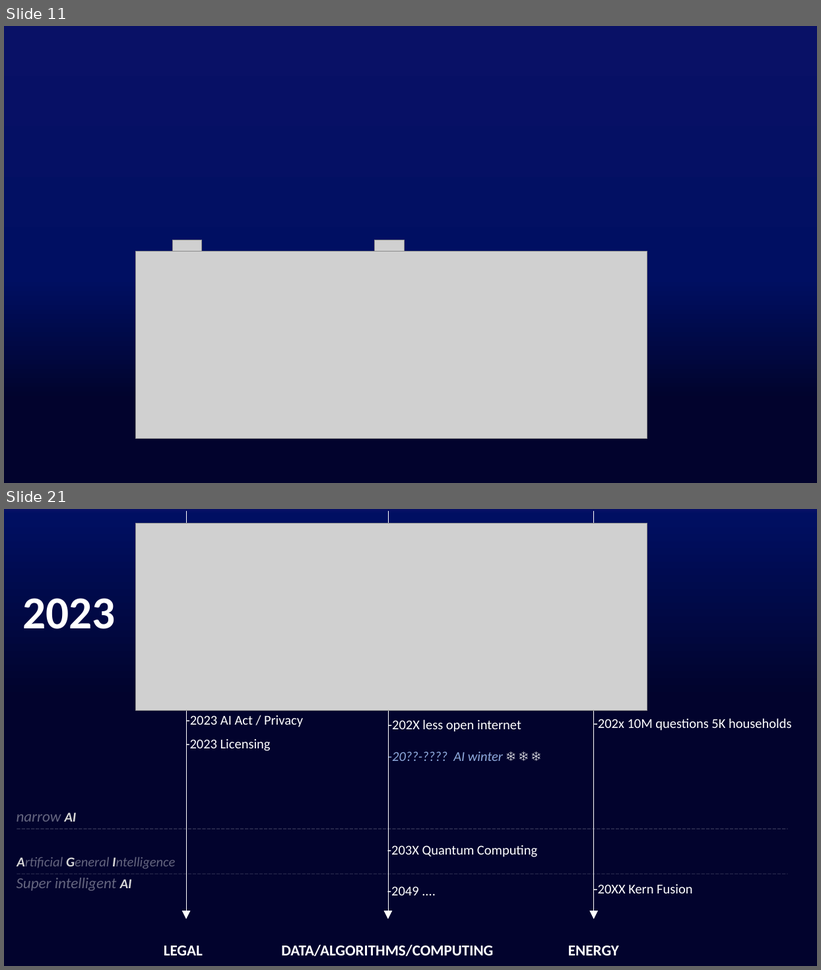
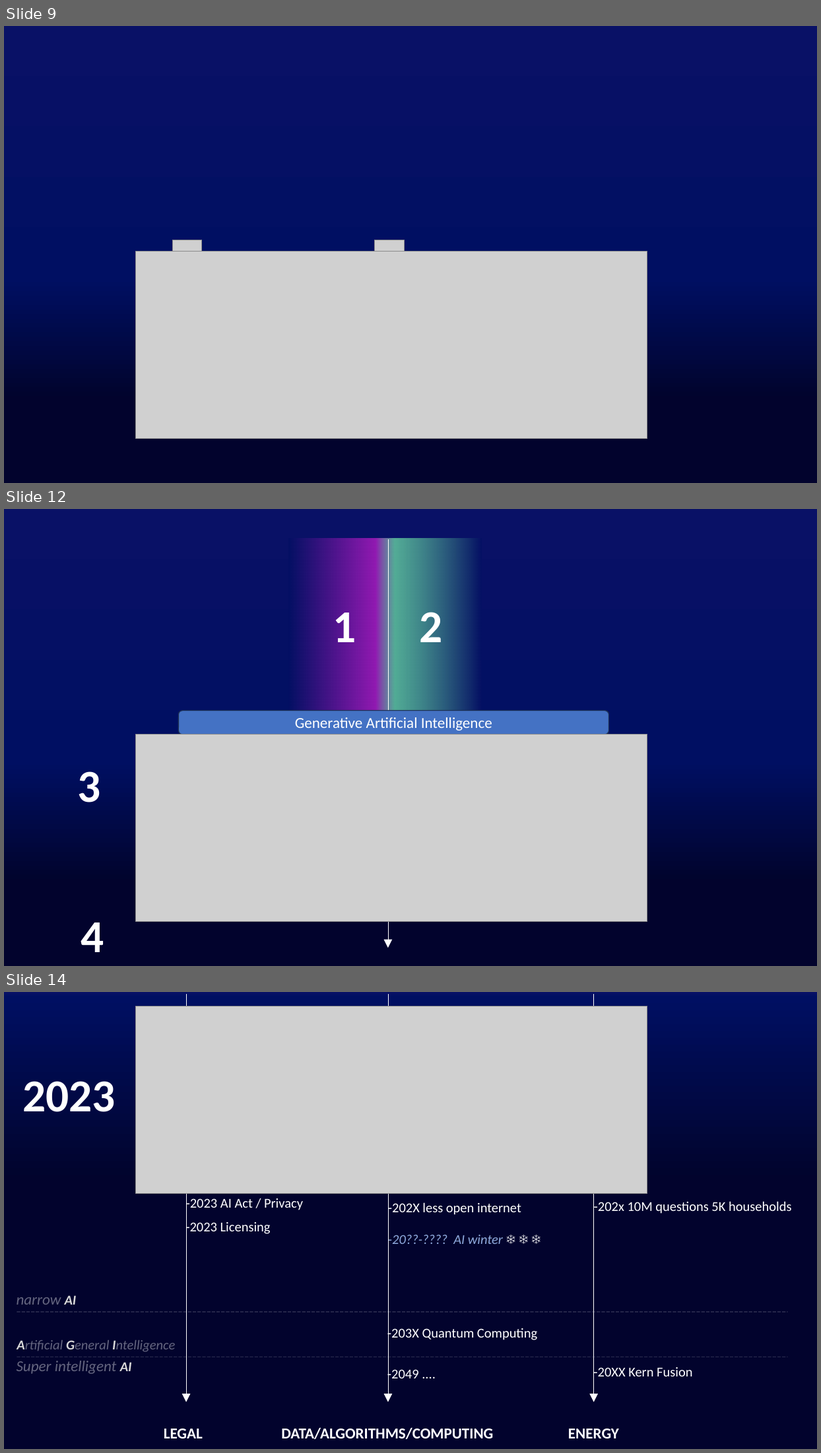
Before and after one commit to Fpadt/AI, a slide deck: pptx/pptx.pptm. Shown one above the other, each under a label of ours: slides 11 and 21 before the commit, slides 9, 12 and 14 after it; the slides between them are not shown. The pictures are 821x970 and 821x1453 pixels, drawn with LibreOffice and Linux fonts; fonts in the diff are those of the drawing; grey boxes stand for pictures. Boxes give left, top, right and bottom in pixels: in the first picture for what was removed or moved away, otherwise in the second. Text is boxed around its words. In the diff, an @@ line names an element or a change of style, - is before the commit and + after.

```diff
--- a/pptx/pptx.pptm
+++ b/pptx/pptx.pptm
@@ slide 12 added at (4, 509, 817, 966), background gradient #02032D to #01042E to #000F62 to #091166 @@
@@ rectangle added at (289, 538, 482, 734), fill gradient #041064 to #921AB2 to #68D7A4 to #051064 @@
@@ arrow added from (388, 539) to (388, 948), #FFFFFF 0.5 pt @@
@@ text added at (333, 613, 356, 642), 54 pt, text #FFFFFF, bold @@
+1
@@ text added at (419, 612, 442, 642), 54 pt, text #FFFFFF, bold @@
+2
@@ rounded rectangle added at (178, 711, 609, 735), fill #4472C4, outline #1E3256 1 pt, 18 pt, text #FFFFFF @@
+Generative Artificial Intelligence
@@ picture added at (136, 734, 648, 922) @@
@@ text added at (78, 772, 101, 803), 54 pt, text #FFFFFF, bold @@
+3
@@ text added at (81, 923, 104, 953), 54 pt, text #FFFFFF, bold @@
+4
@@ what was slide 11 is now slide 9 @@
@@ what was slide 21 is now slide 14 @@
```
Also in this commit, not shown: 10 slides changed, 10 other slides added, 8 slides removed.
